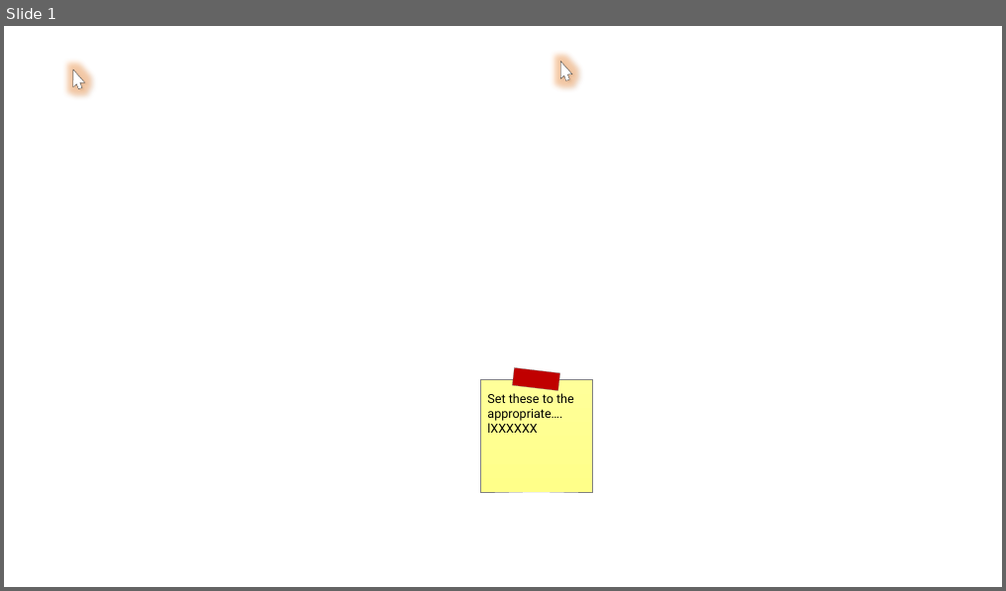
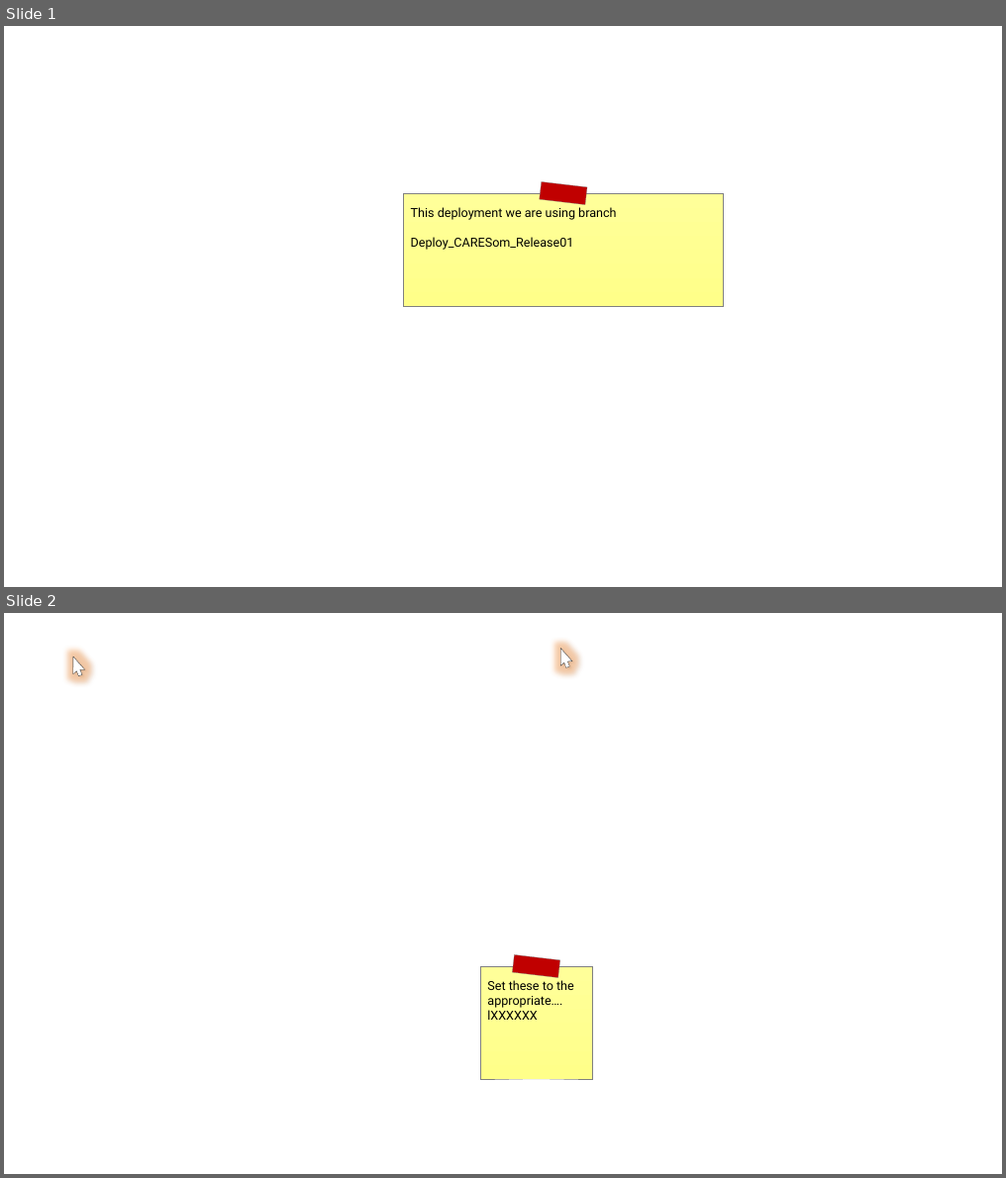
Before and after one commit to AphelionSoftware/Meerkat, a slide deck: Documentation/InstallationProcess/01.02_ConfigureSharePoint.pptx. Shown one above the other, each under a label of ours: slide 1 before the commit, slides 1 and 2 after it. The pictures are 1006x591 and 1006x1178 pixels, drawn with LibreOffice and Linux fonts; fonts in the diff are those of the drawing; background and template pictures are left out. Boxes give left, top, right and bottom in pixels: in the first picture for what was removed or moved away, otherwise in the second. Text is boxed around its words. In the diff, an @@ line names an element or a change of style, - is before the commit and + after.

```diff
--- a/Documentation/InstallationProcess/01.02_ConfigureSharePoint.pptx
+++ b/Documentation/InstallationProcess/01.02_ConfigureSharePoint.pptx
@@ slide 1 added at bbox=[4, 26, 1002, 587], background picture (left out) @@
@@ rectangle added at bbox=[403, 193, 724, 306], fill gradient #FFFF99 to #FFFF89, outline #808080 0.25 pt, 12 pt, text #000000 @@
+This deployment we are using branch
+Deploy_CARESom_Release01
@@ rectangle added at bbox=[540, 182, 587, 205], fill #C00000, outline #808080 0.25 pt @@
@@ what was slide 1 is now slide 2 @@
```
Also in this commit, not shown: 1 other file.
